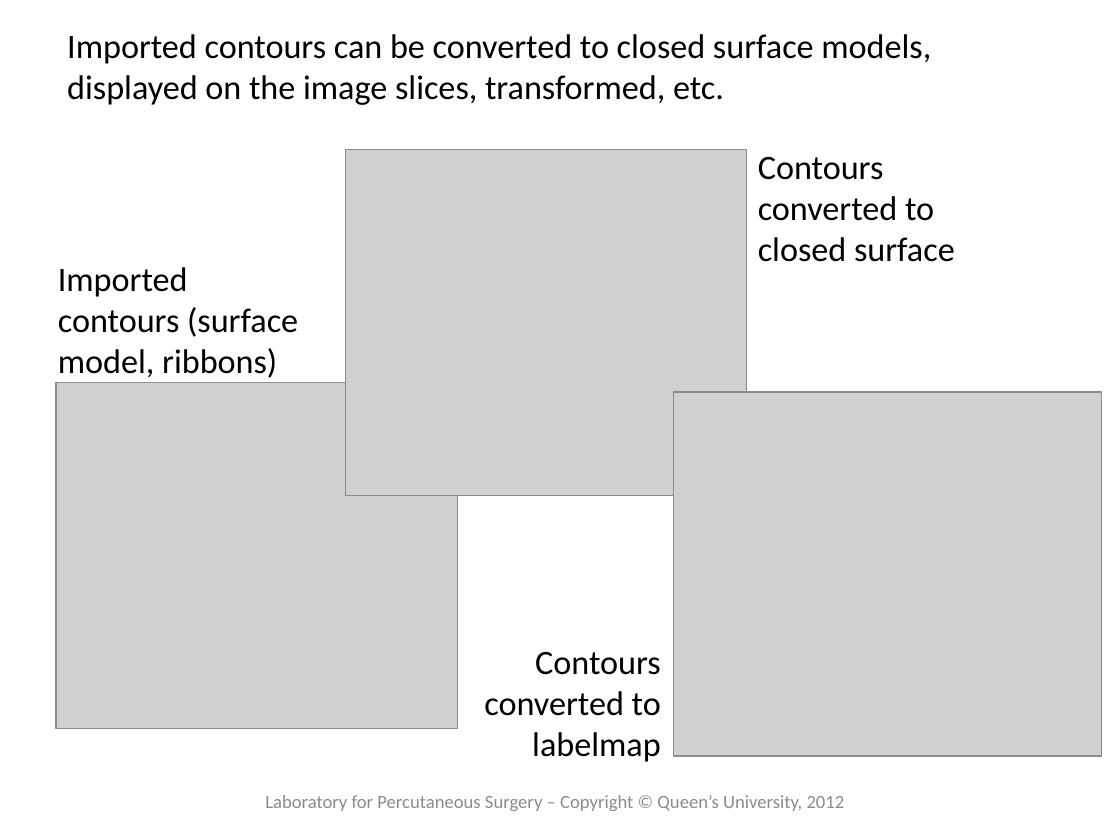
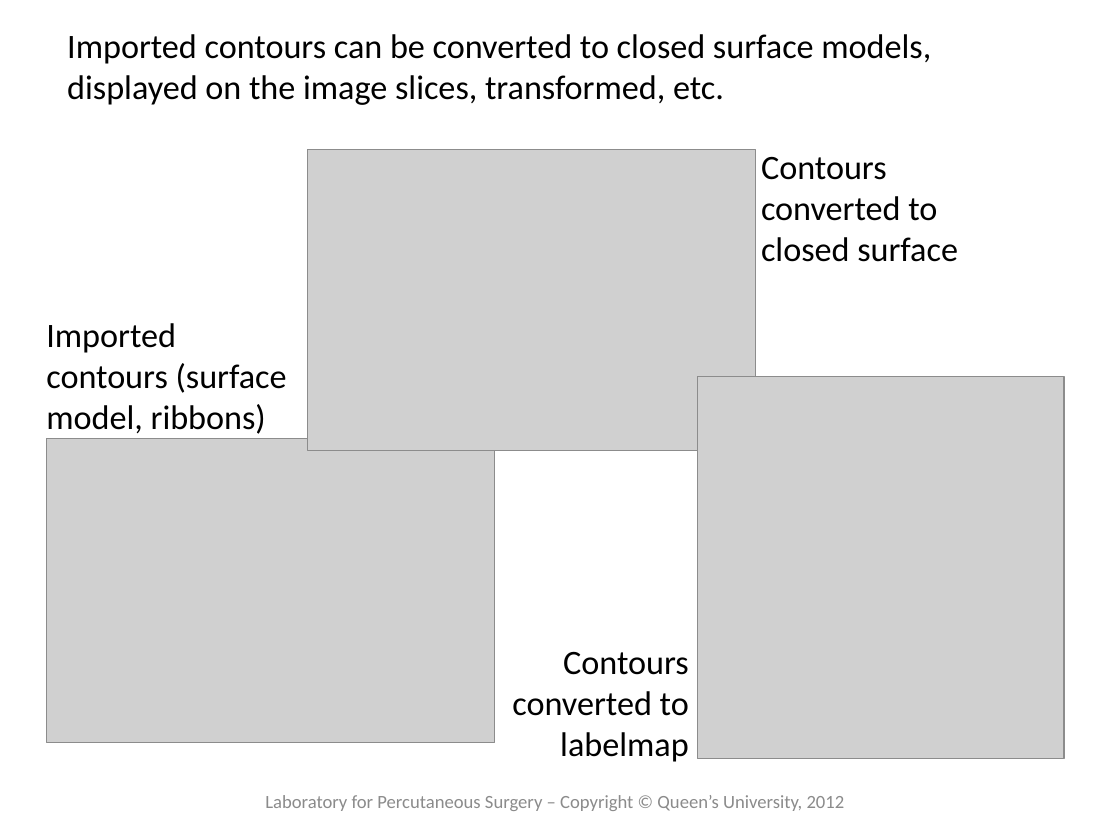
Before and after one commit to SlicerRt/SlicerRtDoc, a slide deck: slide 7 of overview/SlicerRtOverview.pptx. Drawn at 1120x840 pixels with LibreOffice and Linux fonts; fonts in the diff are those of the drawing; grey boxes stand for pictures; background and template pictures are left out. Boxes give left, top, right and bottom in pixels: in the first picture for what was removed or moved away, otherwise in the second. Text is boxed around its words. In the diff, an @@ line names an element or a change of style, - is before the commit and + after.

Commit message:
Updated presentation (new modules and screenshots)

```diff
--- a/overview/SlicerRtOverview.pptx
+++ b/overview/SlicerRtOverview.pptx
@@ picture: place and size @@
-picture at bbox=[345, 149, 746, 495]
+picture at bbox=[308, 149, 756, 450]
@@ text "Imported contours (surface model, ribbons)": place and size @@
-text "Imported contours (surface model, ribbons)" at bbox=[58, 267, 298, 378]
+text "Imported contours (surface model, ribbons)" at bbox=[46, 323, 287, 434]
@@ picture: place and size @@
-picture at bbox=[673, 392, 1101, 756]
+picture at bbox=[697, 376, 1064, 759]
@@ picture: place and size @@
-picture at bbox=[56, 383, 457, 729]
+picture at bbox=[46, 439, 494, 743]
@@ text "Contours converted to labelmap": place and size @@
-text "Contours converted to labelmap" at bbox=[484, 651, 661, 762]
+text "Contours converted to labelmap" at bbox=[512, 651, 689, 762]
```
Also in this commit, not shown: 6 other slides changed, 2 slides added.
